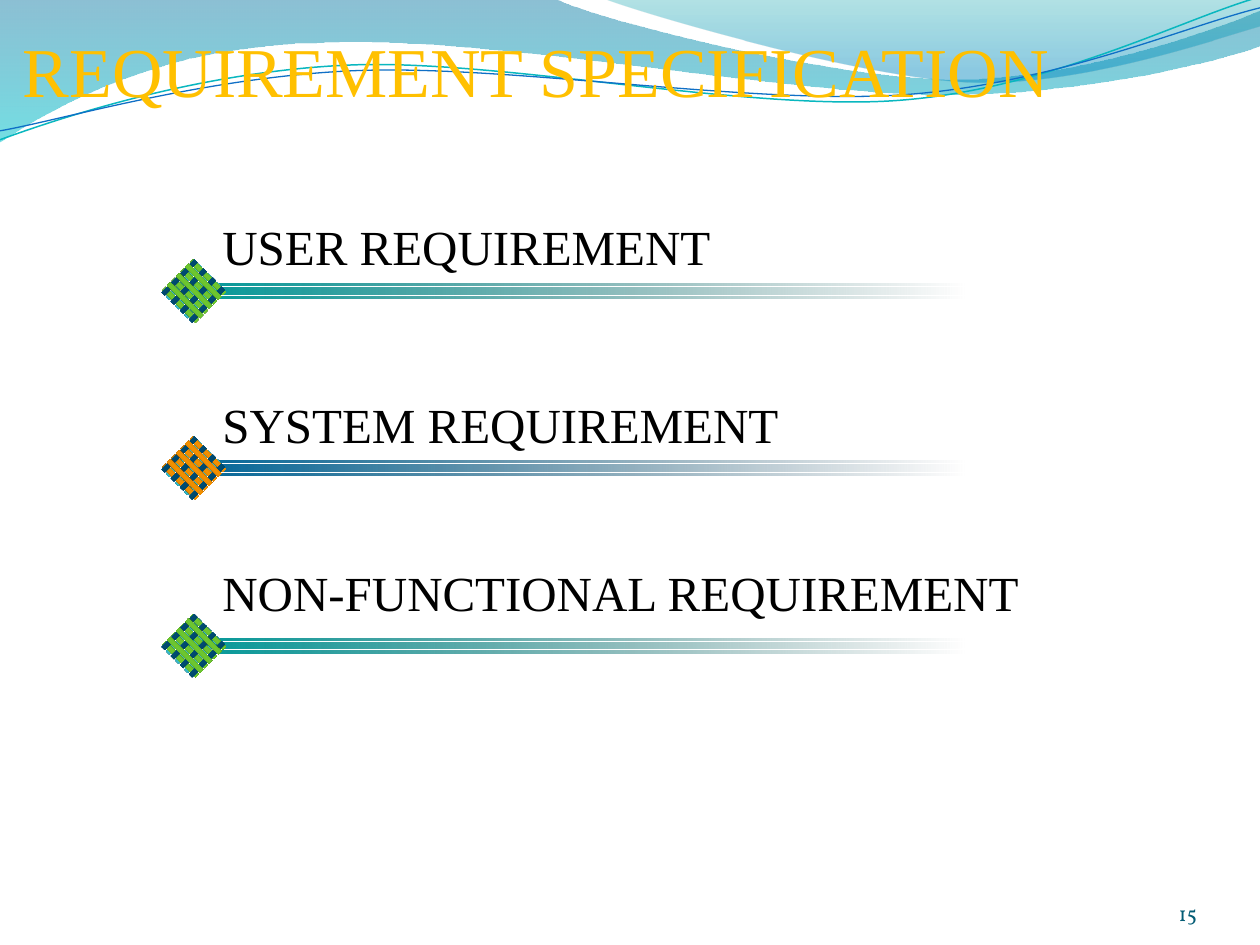
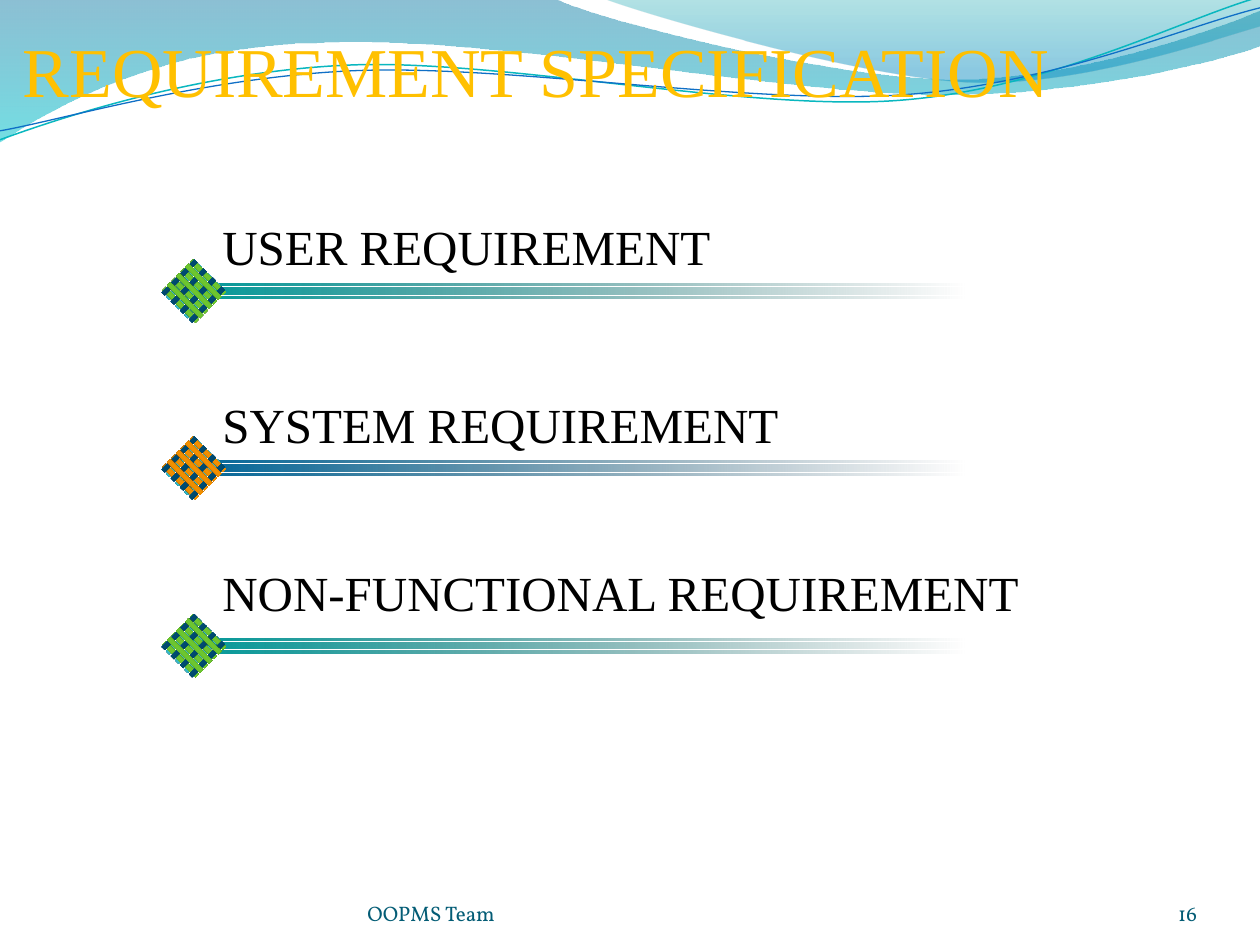
Before and after one commit to gofpattern/oopms, a slide deck: slide 16 of Document/Report/Presentation/OOPMS_Presentation_v1.0.pptx (slide 15 before the commit). Drawn at 1260x945 pixels with LibreOffice and Linux fonts; fonts in the diff are those of the drawing; background and template pictures are left out. Boxes give left, top, right and bottom in pixels: in the first picture for what was removed or moved away, otherwise in the second. Text is boxed around its words. In the diff, an @@ line names an element or a change of style, - is before the commit and + after.

```diff
--- a/Document/Report/Presentation/OOPMS_Presentation_v1.0.pptx
+++ b/Document/Report/Presentation/OOPMS_Presentation_v1.0.pptx
@@ text added at [367,906,495,922], 12 pt, text #045D75 @@
+OOPMS Team
@@ page number at [1178,907,1197,922]: text changed @@
-15
+16
```
Also in this commit, not shown: 30 other slides changed, 6 slides added, 1 other file.
